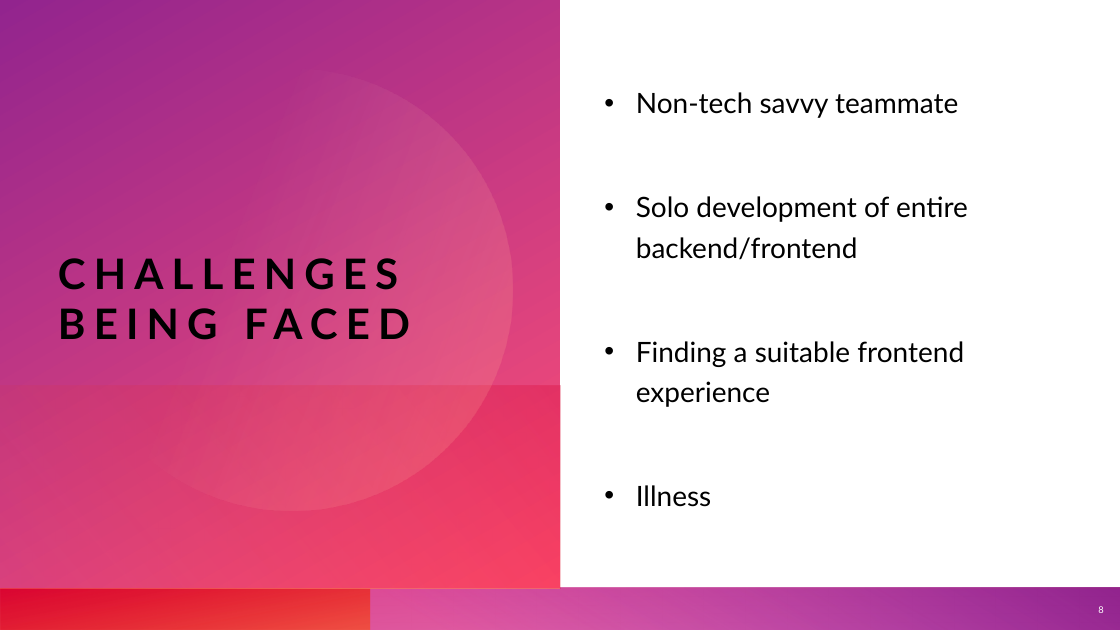
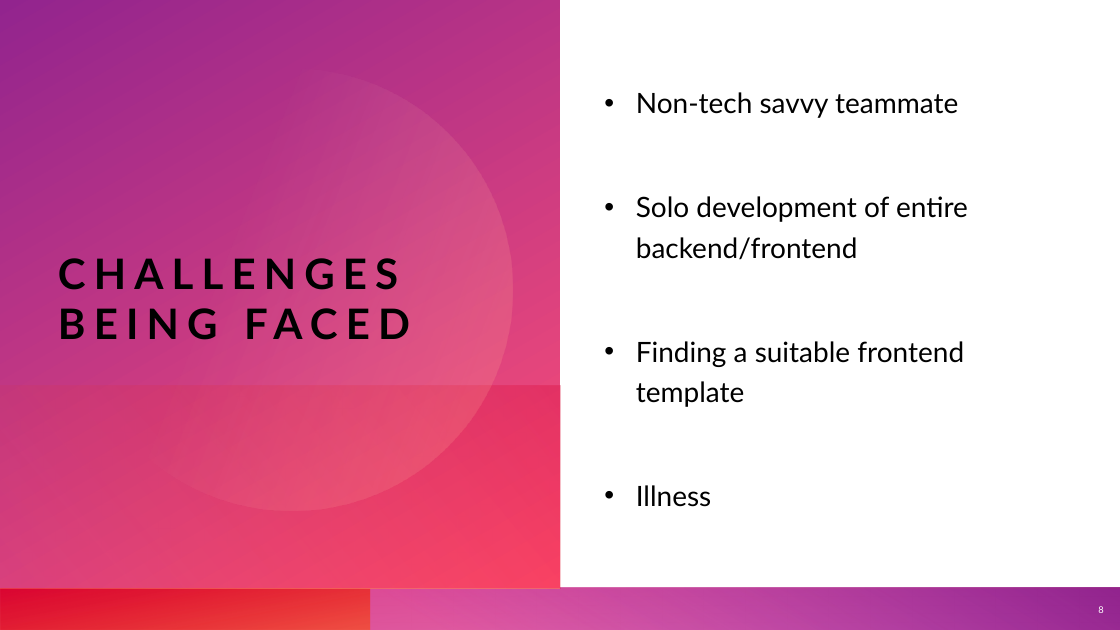
Before and after one commit to cart7982/CaravanSeraiCS360, a slide deck: slide 8 of Presentations/Caravanserai - Phase 3.pptx. Drawn at 1120x630 pixels with LibreOffice and Linux fonts; fonts in the diff are those of the drawing. Boxes give left, top, right and bottom in pixels: in the first picture for what was removed or moved away, otherwise in the second. Text is boxed around its words. In the diff, an @@ line names an element or a change of style, - is before the commit and + after.

```diff
--- a/Presentations/Caravanserai - Phase 3.pptx
+++ b/Presentations/Caravanserai - Phase 3.pptx
@@ text at [636, 341, 964, 407]: text changed @@
-• Finding a suitable frontend experience
+• Finding a suitable frontend template
```
Also in this commit, not shown: 2 other slides changed, 25 other files.
